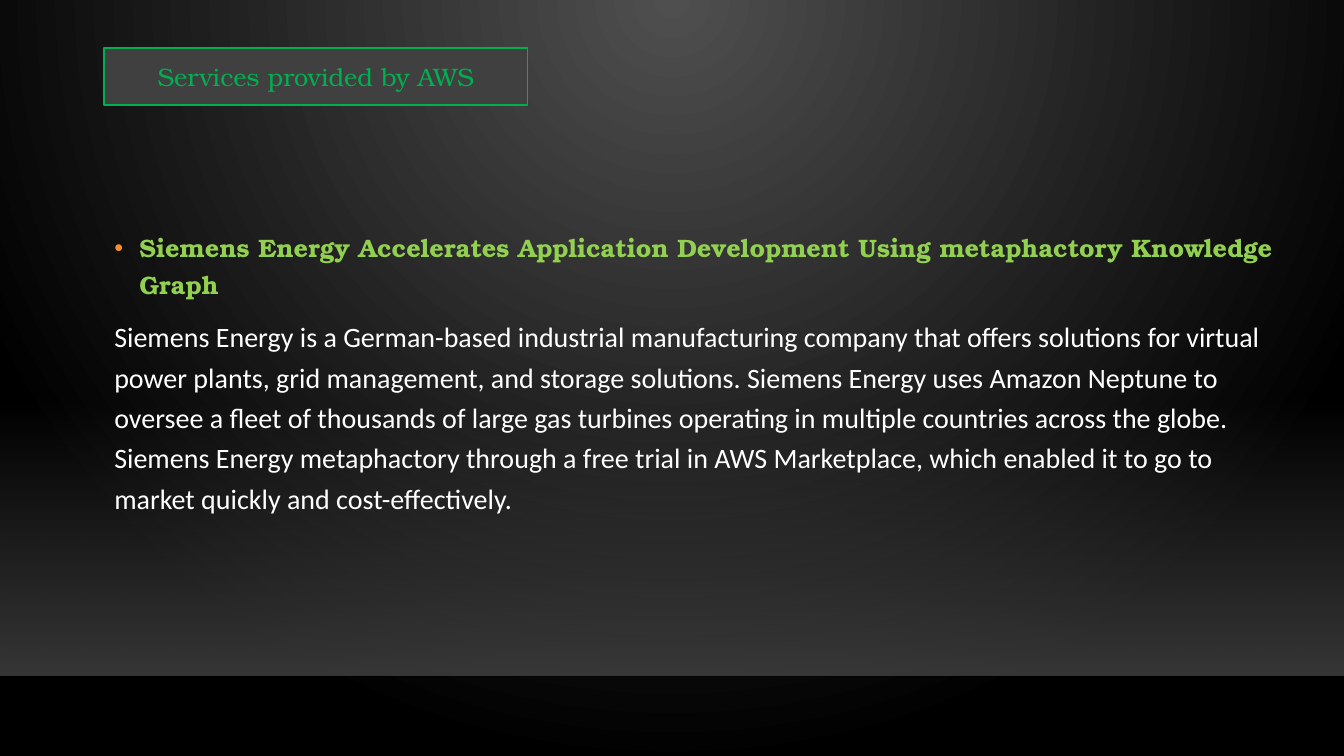
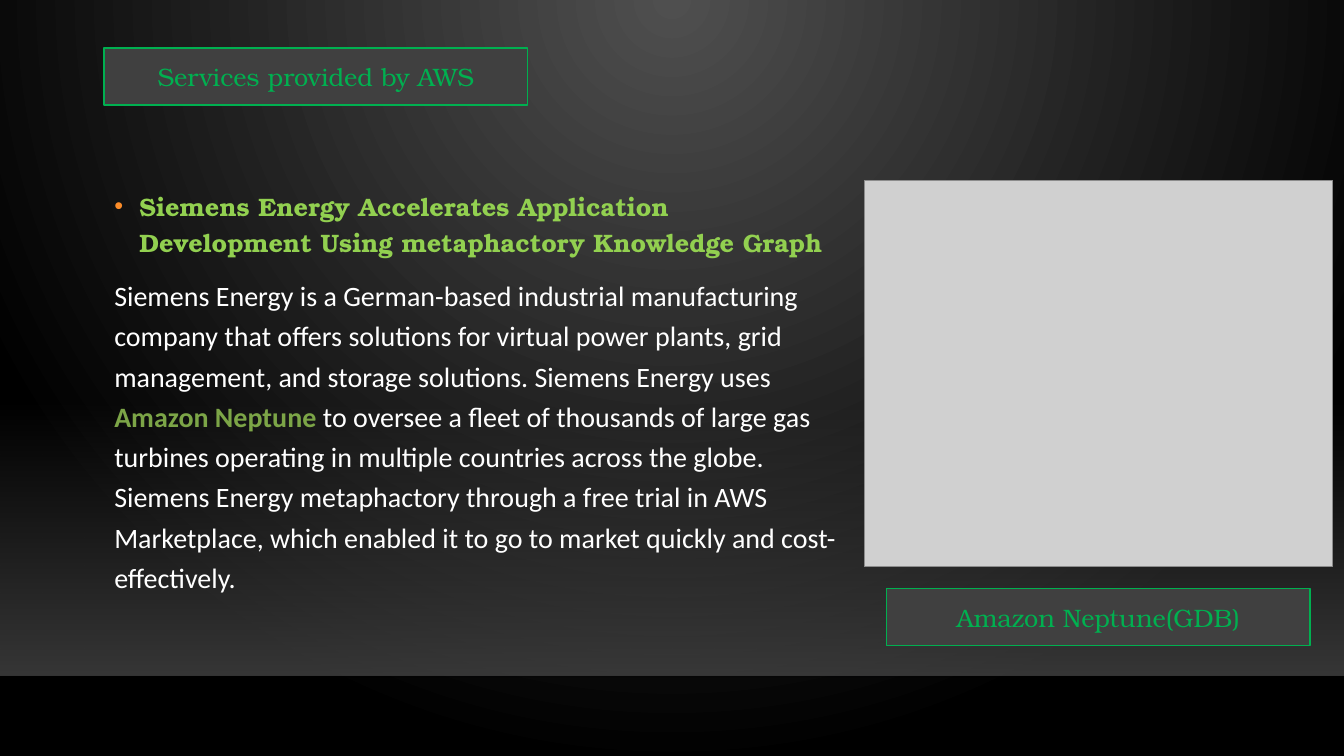
Before and after one commit to Sourabh080299/SEM6_assingments, a slide deck: slide 10 of CC/U19CS082.pptx. Drawn at 1344x756 pixels with LibreOffice and Linux fonts; fonts in the diff are those of the drawing; grey boxes stand for pictures; background and template pictures are left out. Boxes give left, top, right and bottom in pixels: in the first picture for what was removed or moved away, otherwise in the second. Text is boxed around its words. In the diff, an @@ line names an element or a change of style, - is before the commit and + after.

```diff
--- a/CC/U19CS082.pptx
+++ b/CC/U19CS082.pptx
@@ text "Siemens Energy Accelerates Application Development ...": place and size @@
-text "Siemens Energy Accelerates Application Development ..." at <box>114,237,1272,514</box>
+text "Siemens Energy Accelerates Application Development ..." at <box>114,196,835,593</box>
@@ picture added at <box>864,180,1333,567</box> @@
@@ text at <box>114,286,835,593</box>: text colour #FFFFFF to #7CA547, bold on in "Amazon Neptune" @@
@@ rectangle added at <box>887,589,1311,646</box>, fill #404040, outline #00B050 1.25 pt, 18 pt, text #00B050 @@
+Amazon Neptune(GDB)
```
Also in this commit, not shown: 8 other slides changed.
